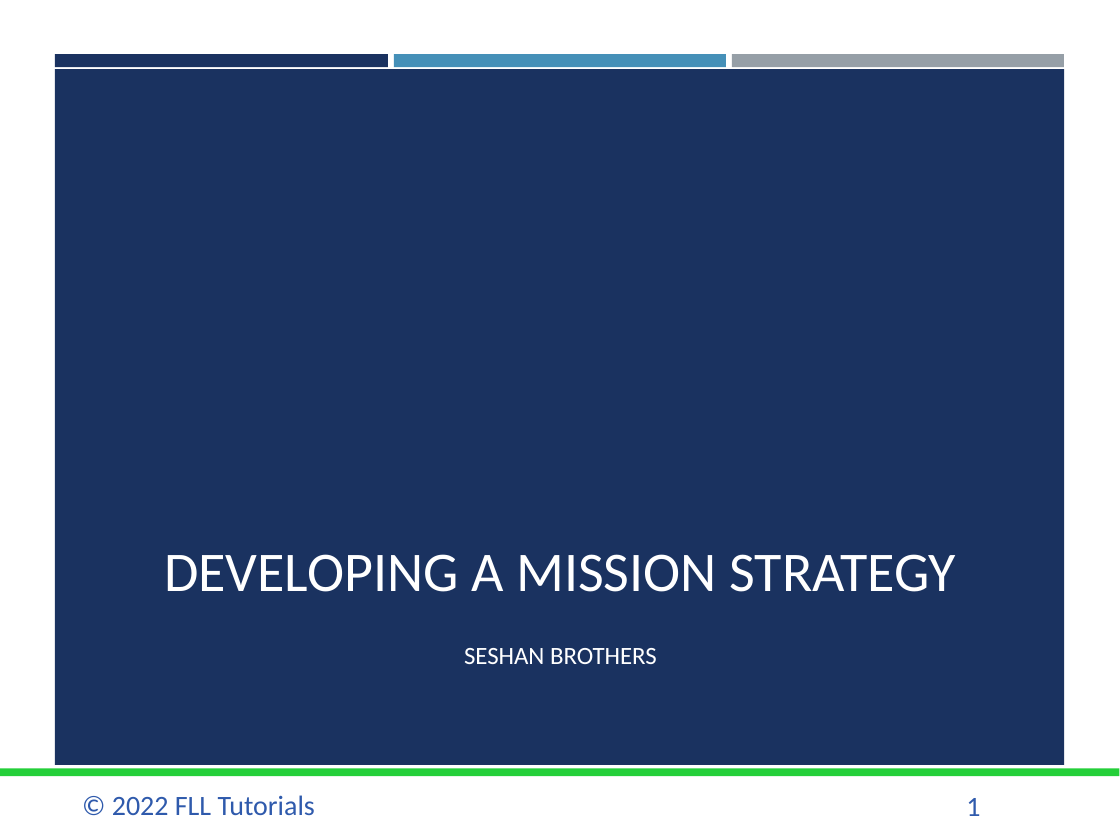
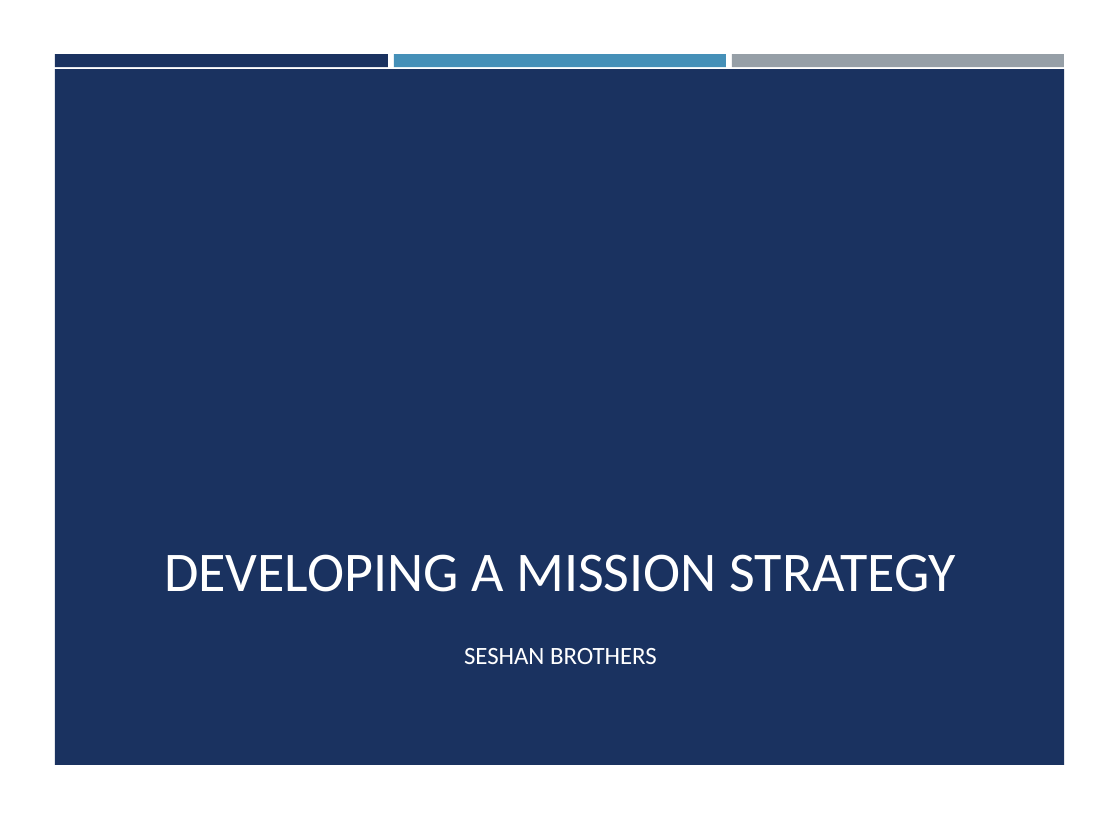
Before and after one commit to ev3lessons/FLL-Tutorials, a slide deck: slide 1 of translations/en-us/RobotGame/MissionStrategy.pptx. Drawn at 1120x840 pixels with LibreOffice and Linux fonts; fonts in the diff are those of the drawing; background and template pictures are left out. Boxes give left, top, right and bottom in pixels: in the first picture for what was removed or moved away, otherwise in the second. Text is boxed around its words. In the diff, an @@ line names an element or a change of style, - is before the commit and + after.

```diff
--- a/translations/en-us/RobotGame/MissionStrategy.pptx
+++ b/translations/en-us/RobotGame/MissionStrategy.pptx
@@ rectangle removed at (x1=0, y1=768, x2=1120, y2=776) @@
@@ text removed at (x1=112, y1=795, x2=315, y2=815) @@
-© 2022 FLL Tutorials
@@ page number removed at (x1=966, y1=798, x2=980, y2=816) @@
-1
```
Also in this commit, not shown: 8 other slides changed, 35 other files.
